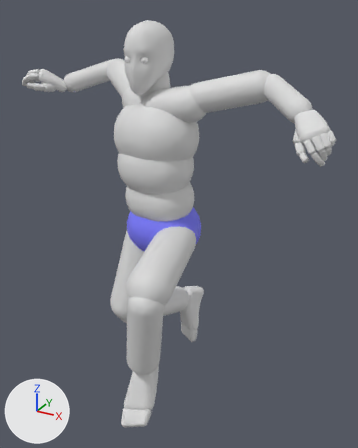
The FBX model ContentSources/Blender/ExportedFbx/SkeletalMesh/Als/Anim/A_Als_Jump_Walk_Right.fbx, before and after one commit.
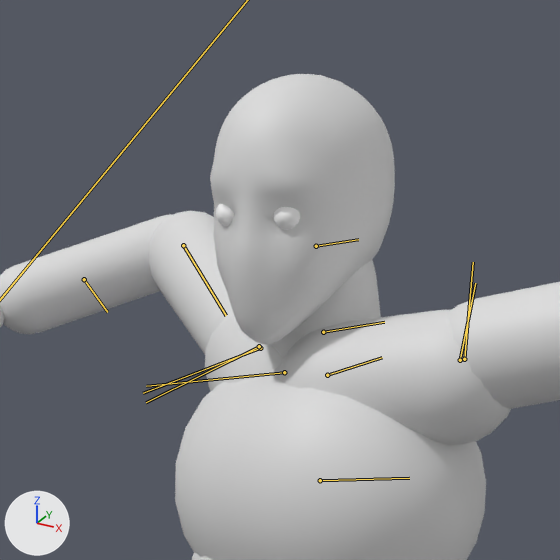
Each version is shown whole from a camera (50 mm lens) standing at (1.059, -1.769, 1.773) and looking at (0.094, -0.014, 0.896), then close up on the part from 18% to 61% of the width and 0% to 35% of the height. The lights are fixed; the arrows at lower left show +X, +Y and +Z. Both versions are drawn at frame 20 of the action 'Scene'; the numbers are the values there. The bones that bend it are drawn over the model as lines in the close-ups.

In view in the first close-up: 'SKM_Als'.
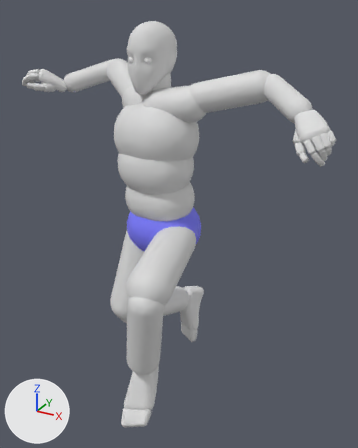
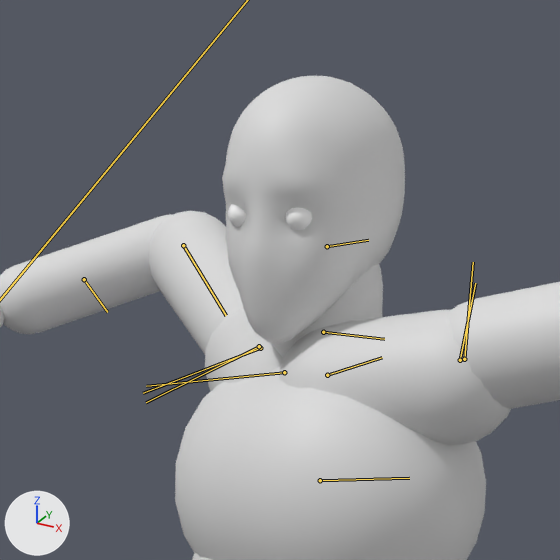
What differs and where, as boxes [x1, y1, x2, y2] in the close-ups (560 x 560 px):
'SKM_Als', posed
    before: [0, 74, 560, 560]
    after: [0, 76, 560, 560]
bone 'neck_01', root to tip
    before: (323, 332) to (384, 322)
    after: (323, 332) to (384, 339)
bone 'head', root to tip
    before: (316, 246) to (358, 239)
    after: (327, 246) to (368, 240)

The change, as a list of edits to the scene's bpy script:
```text
Change bone_spine_01:
    where bone_spine_01 = bpy.data.objects['Armature'].pose.bones['spine_01']  # child of 'pelvis'
    bone_spine_01.rotation_quaternion: (0.996, -0.034, 0.002, -0.079) -> (0.997, -0.024, 0.001, -0.079)  # degrees (-4, 0, -9) -> degrees (-3, 0, -9)
Change bone_spine_02:
    where bone_spine_02 = bpy.data.objects['Armature'].pose.bones['spine_02']  # child of 'spine_01'
    bone_spine_02.rotation_quaternion: (0.999, -0.035, -0.001, 0.003) -> (0.998, -0.057, 0.0, 0.003)  # degrees (-4, 0, 0) -> degrees (-7, 0, 0)
Change bone_spine_03:
    where bone_spine_03 = bpy.data.objects['Armature'].pose.bones['spine_03']  # child of 'spine_02'
    bone_spine_03.rotation_quaternion: (0.997, -0.036, -0.012, 0.07) -> (0.997, -0.024, -0.013, 0.07)  # degrees (-4, -1, 8) -> degrees (-3, -1, 8)
Change bone_neck_01:
    where bone_neck_01 = bpy.data.objects['Armature'].pose.bones['neck_01']  # child of 'spine_03'
    bone_neck_01.rotation_quaternion: (0.995, 0.0, 0.003, 0.096) -> (0.98, 0.002, -0.019, 0.198)  # degrees (0, 0, 11) -> degrees (0, -2, 23)
Change bone_head:
    where bone_head = bpy.data.objects['Armature'].pose.bones['head']  # child of 'neck_01'
    bone_head.rotation_quaternion: (0.982, 0.157, 0.024, -0.102) -> (0.965, 0.162, 0.029, -0.206)  # degrees (18, 5, -11) -> degrees (18, 7, -23)
```
